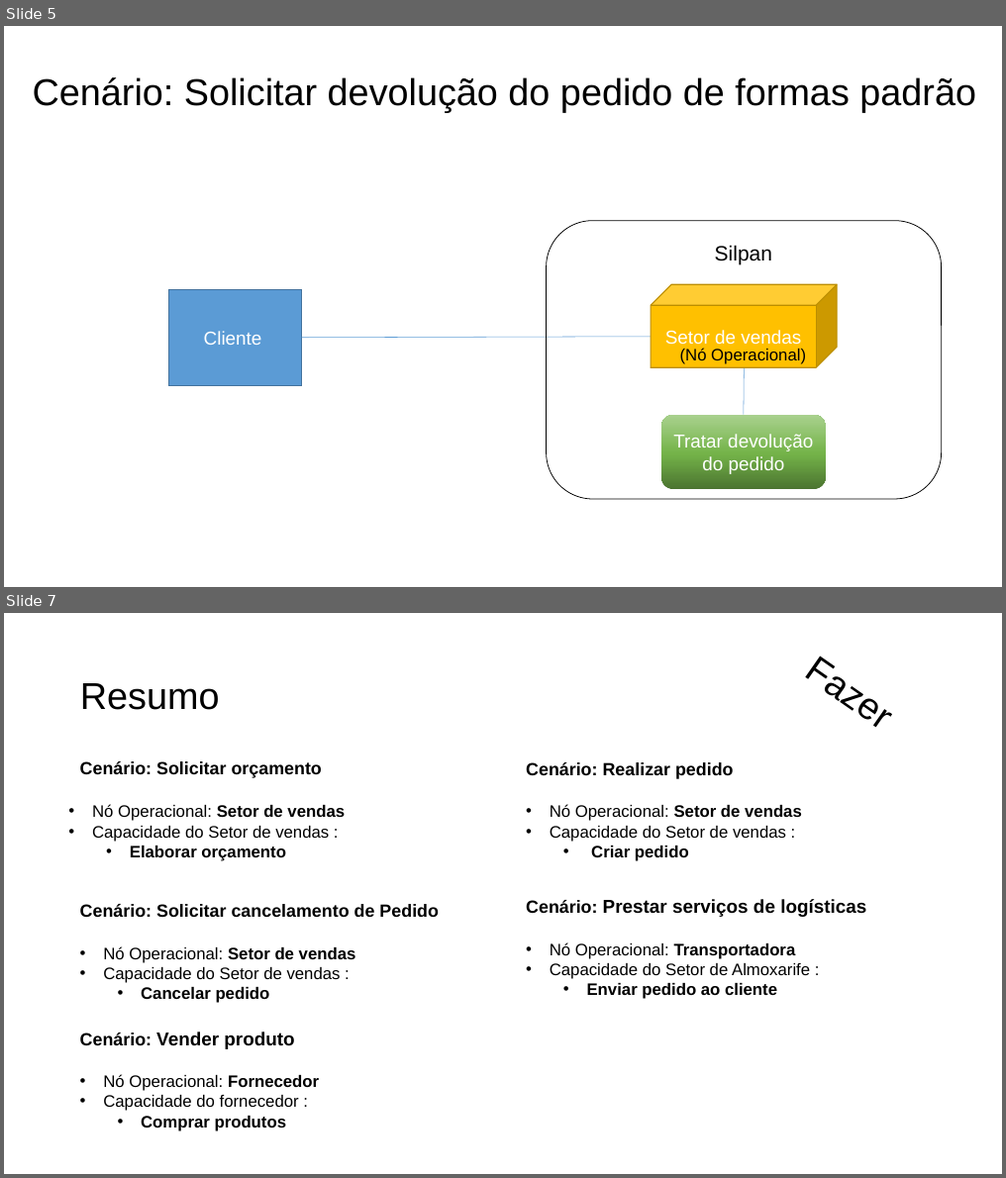
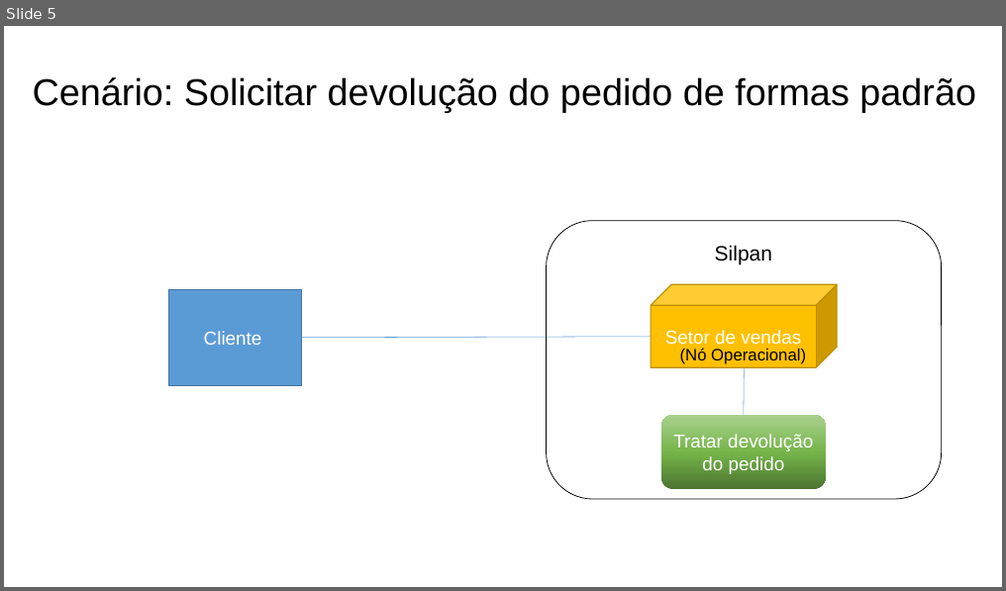
Before and after one commit to Systematicos/FindingApp, a slide deck: Documentation/15._Arquitetura_de_Negócio_para_cada_Cenário.pptx. Shown one above the other, each under a label of ours: slides 5 and 7 before the commit, slide 5 after it; the slides between them are not shown. The pictures are 1006x1178 and 1006x591 pixels, drawn with LibreOffice and Linux fonts; fonts in the diff are those of the drawing. Boxes give left, top, right and bottom in pixels: in the first picture for what was removed or moved away, otherwise in the second. Text is boxed around its words. In the diff, an @@ line names an element or a change of style, - is before the commit and + after.

```diff
--- a/Documentation/15._Arquitetura_de_Negócio_para_cada_Cenário.pptx
+++ b/Documentation/15._Arquitetura_de_Negócio_para_cada_Cenário.pptx
@@ slide 7 removed at (4, 613, 1002, 1174), background #FFFFFF @@
@@ text removed at (778, 625, 1002, 843) @@
-Fazer
@@ title removed at (80, 683, 220, 710) @@
-Resumo
@@ text removed at (80, 761, 322, 778) @@
-Cenário: Solicitar orçamento
@@ text removed at (526, 762, 734, 779) @@
-Cenário: Realizar pedido
@@ text removed at (92, 804, 345, 861) @@
-• Nó Operacional: Setor de vendas
-• Capacidade do Setor de vendas :
-  • Elaborar orçamento
@@ text removed at (549, 804, 802, 861) @@
-• Nó Operacional: Setor de vendas
-• Capacidade do Setor de vendas :
-  • Criar pedido
@@ text removed at (80, 904, 439, 917) @@
-Cenário: Solicitar cancelamento de Pedido
@@ text removed at (526, 899, 866, 917) @@
-Cenário: Prestar serviços de logísticas
@@ text removed at (103, 947, 356, 1003) @@
-• Nó Operacional: Setor de vendas
-• Capacidade do Setor de vendas :
-  • Cancelar pedido
@@ text removed at (549, 943, 810, 999) @@
-• Nó Operacional: Transportadora
-• Capacidade do Setor de Almoxarife :
-  • Enviar pedido ao cliente
@@ text removed at (80, 1032, 294, 1050) @@
-Cenário: Vender produto
@@ text removed at (103, 1074, 319, 1132) @@
-• Nó Operacional: Fornecedor
-• Capacidade do fornecedor :
-  • Comprar produtos
```
Also in this commit, not shown: 5 slides changed, 6 other files.
